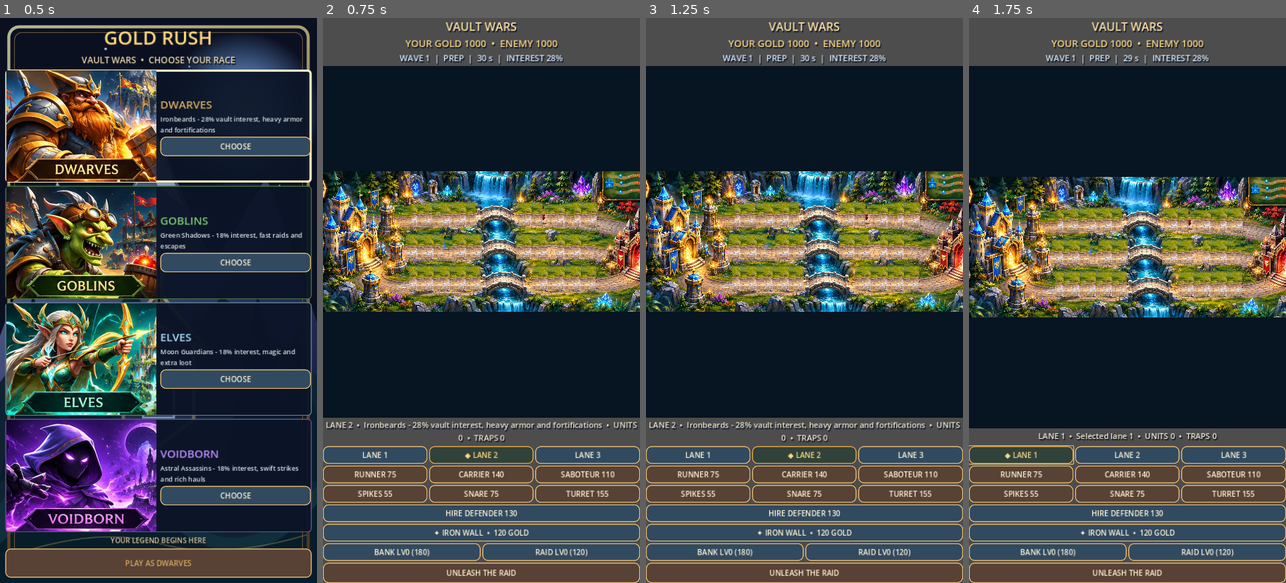
Above: before the commit, frames 1-4 (left to right).
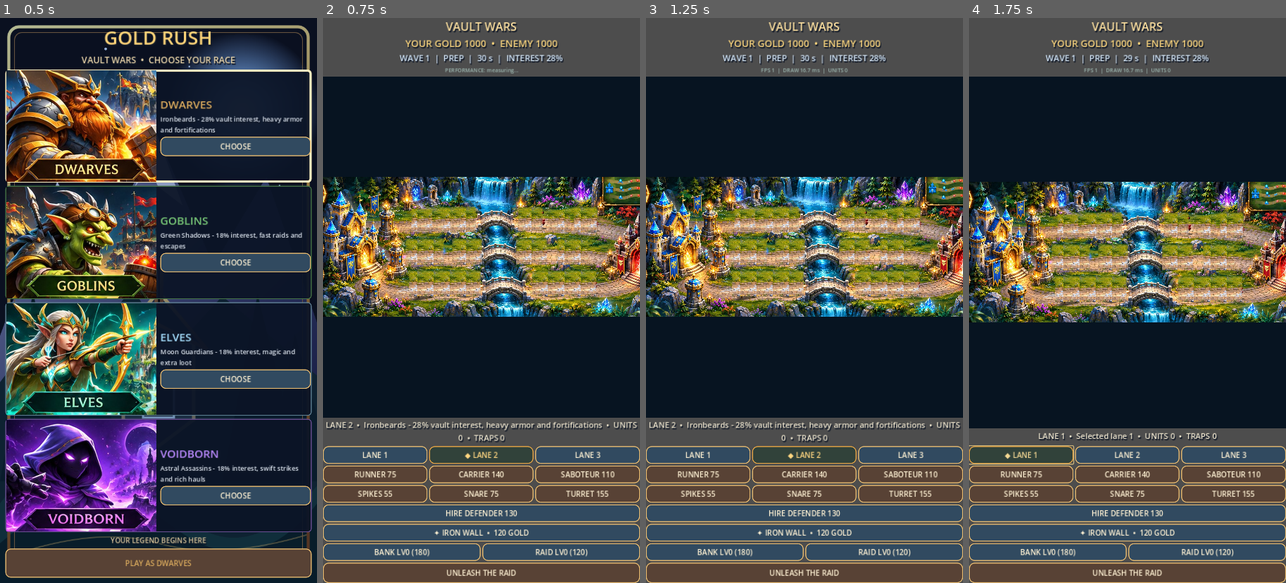
Above: after the commit, the same moments.

Repository: krzych3d/Gold-rush-mobile
Game: Godot game, scene res://main.tscn
Two runs of this game, one before a commit and one after it. Both use one fixed random seed, a clock stepped at 60 frames per second and the inputs below.
Inputs:
- Up to frame 1 (0.5 s): no input
- Up to frame 2 (0.75 s): click "PLAY AS DWARVES" at 0.5 s
- Up to frame 3 (1.25 s): no input
- Up to frame 4 (1.75 s): click "LANE 1" at 1.25 s

Frame 1 is identical in both runs. In frame 2, 24% of the frame differs, in the area x 0-100%, y 8-53%; in frame 3, 24%; in frame 4, 24%.

Commit message:
Add lightweight in-game FPS and frame-time diagnostics for mobile slowdown

Diff:
--- a/scripts/game.gd
+++ b/scripts/game.gd
@@ -43,6 +43,8 @@
 var controls: Array[Button] = []
 var visual_time := 0.0
 var menu_music: AudioStreamPlayer
+var performance_label: Label
+var performance_elapsed := 0.0
 var title_label: Label
 var race_button: Button
 var selection_layer: ColorRect
@@ -122,6 +124,12 @@
 	timer_label.horizontal_alignment = HORIZONTAL_ALIGNMENT_CENTER
 	root.add_child(timer_label)
 	_style_label(timer_label, 19, Color("d5e8fa"))
+	performance_label = Label.new()
+	performance_label.horizontal_alignment = HORIZONTAL_ALIGNMENT_CENTER
+	performance_label.add_theme_font_size_override("font_size", 12)
+	performance_label.modulate = Color("b7d9d0", 0.75)
+	performance_label.text = "PERFORMANCE: measuring..."
+	root.add_child(performance_label)
 	arena = Control.new()
 	arena.custom_minimum_size = Vector2(0, 300)
 	arena.size_flags_stretch_ratio = 2.0
@@ -573,6 +581,10 @@
 	units.append({"side": side, "lane": path, "kind": kind, "position": offset, "returning": false, "steal_timer": 0.0, "h …(306 unchanged characters)…
 
 func _tick() -> void:
+	performance_elapsed += 0.05
+	if performance_elapsed >= 1.0:
+		performance_elapsed = 0.0
+		performance_label.text = "FPS %d  |  DRAW %.1f ms  |  UNITS %d" % [Engine.get_frames_per_second(), Performance.get_monitor(Performance.TIME_PROCESS) * 1000.0, units.size() + guards.size()]
 	if phase == "SELECT":
 		return
 	visual_time += 0.05
